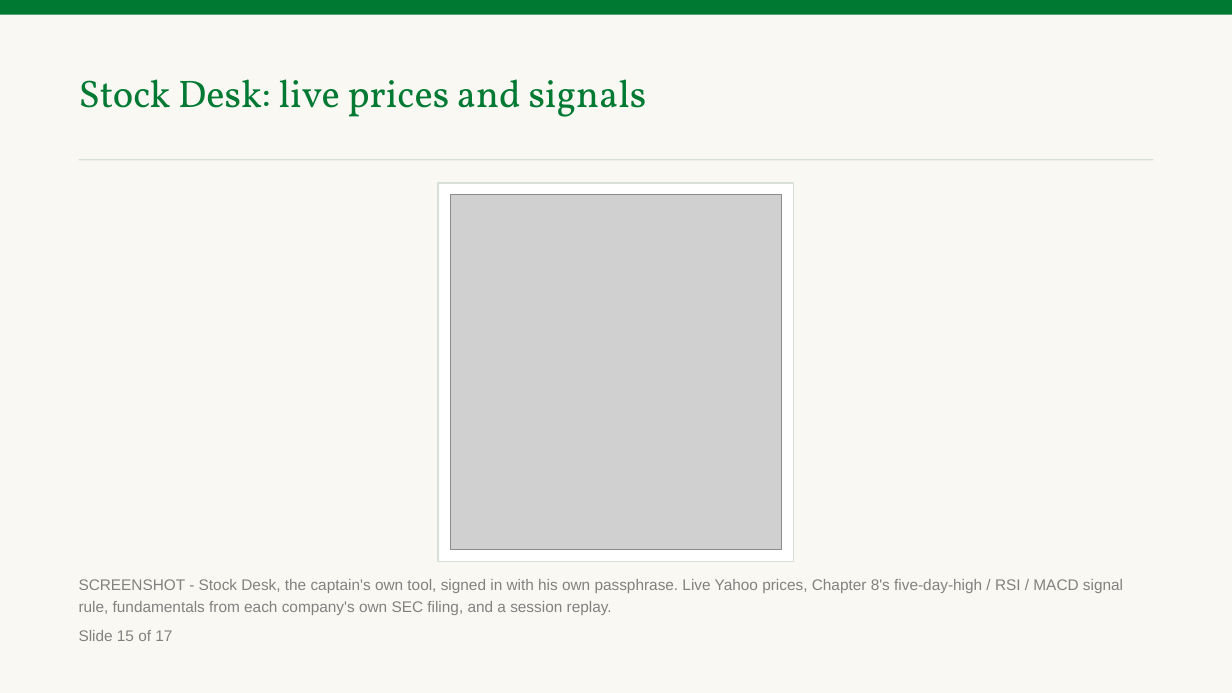
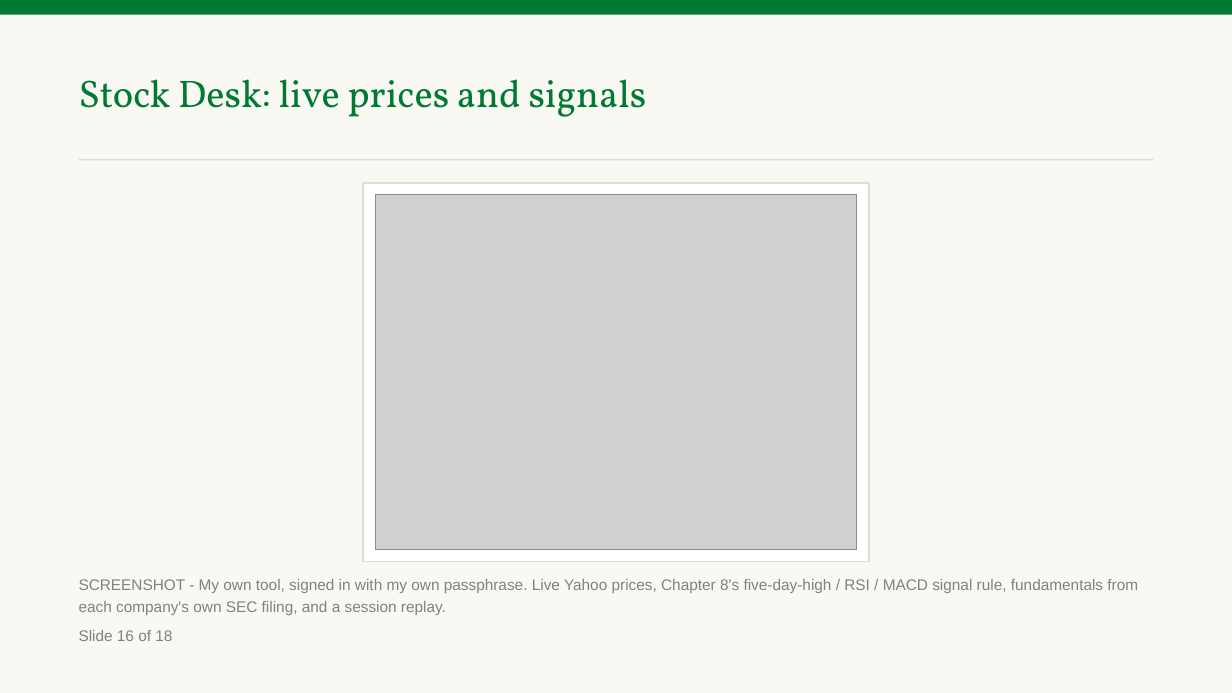
Before and after one commit to benjiesotelo-sudo/Telos_FIN1209, a slide deck: slide 17 of special-lecture/FIN1209-Special-Lecture-AI-Tools-Student-Edition.pptx (slide 16 before the commit). Drawn at 1232x693 pixels with LibreOffice and Linux fonts; fonts in the diff are those of the drawing; grey boxes stand for pictures. Boxes give left, top, right and bottom in pixels: in the first picture for what was removed or moved away, otherwise in the second. Text is boxed around its words. In the diff, an @@ line names an element or a change of style, - is before the commit and + after.

```diff
--- a/special-lecture/FIN1209-Special-Lecture-AI-Tools-Student-Edition.pptx
+++ b/special-lecture/FIN1209-Special-Lecture-AI-Tools-Student-Edition.pptx
@@ rectangle: place and size @@
-rectangle at (438,183,794,562)
+rectangle at (363,183,869,562)
@@ picture: place and size @@
-picture at (450,195,782,550)
+picture at (375,195,857,550)
@@ text at (79,579,1138,615): text changed @@
-SCREENSHOT - Stock Desk, the captain's own tool, signed in with his own passphrase. Live Yahoo prices, Chapter 8's five-day-high / RSI / MACD signal rule, fundamentals from each company's own SEC filing, and a session replay.
+SCREENSHOT - My own tool, signed in with my own passphrase. Live Yahoo prices, Chapter 8's five-day-high / RSI / MACD signal rule, fundamentals from each company's own SEC filing, and a session replay.
@@ text at (79,630,172,641): text changed @@
-Slide 15 of 17
+Slide 16 of 18
```
Also in this commit, not shown: 15 other slides changed, 2 slides added, 1 slide removed, 3 other files.
